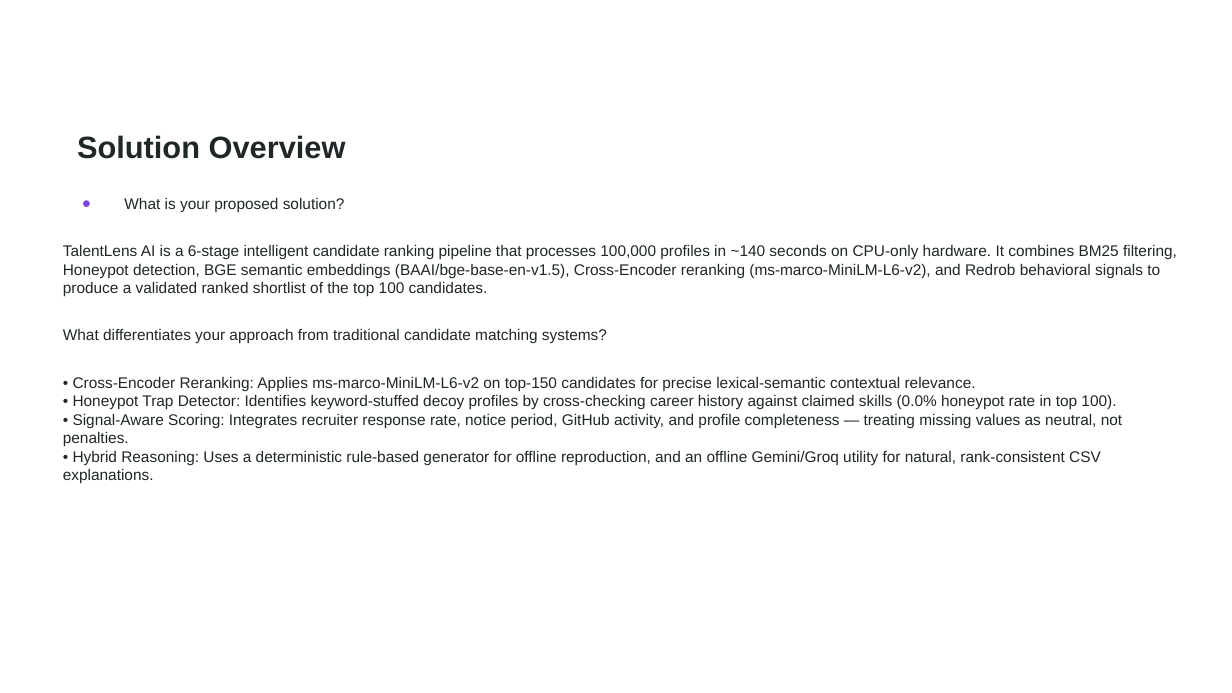
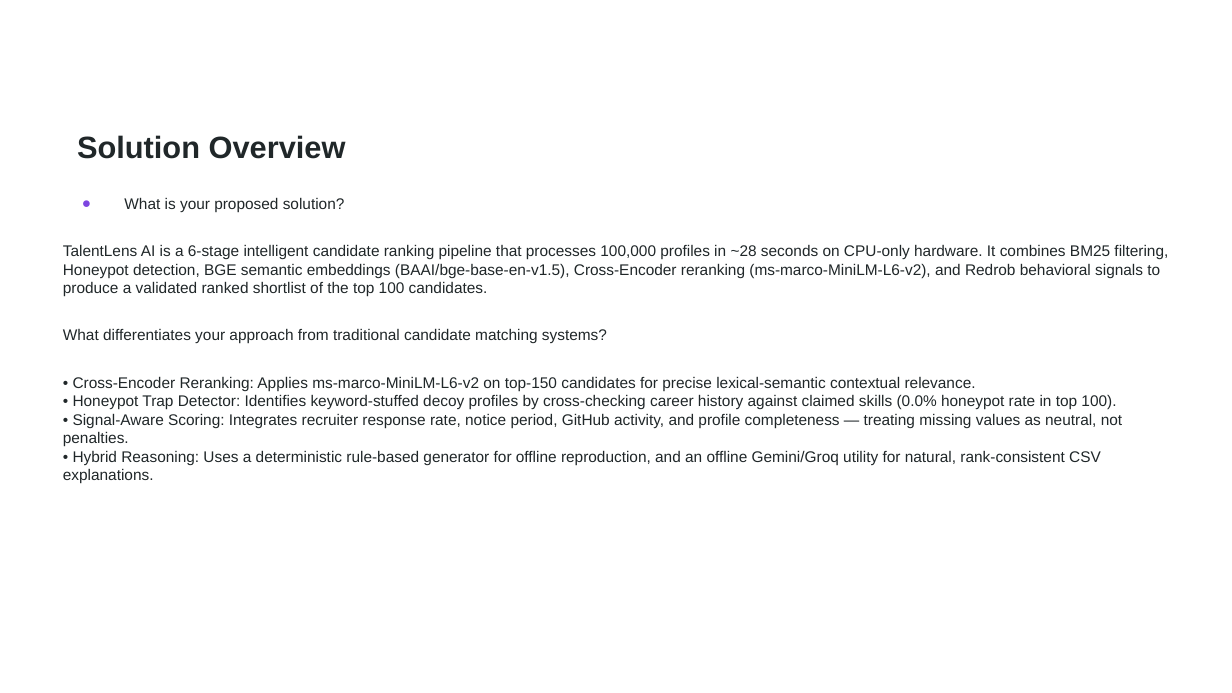
Before and after one commit to mohd-ibadullah/TalentLensAI, a slide deck: slide 2 of TalentLensAI_Submission.pptx. Drawn at 1232x693 pixels with LibreOffice and Linux fonts; fonts in the diff are those of the drawing; background and template pictures are left out. Boxes give left, top, right and bottom in pixels: in the first picture for what was removed or moved away, otherwise in the second. Text is boxed around its words. In the diff, an @@ line names an element or a change of style, - is before the commit and + after.

```diff
--- a/TalentLensAI_Submission.pptx
+++ b/TalentLensAI_Submission.pptx
@@ text at box(63, 244, 1168, 297): text changed @@
-TalentLens AI is a 6-stage intelligent candidate ranking pipeline that processes 100,000 profiles in ~140 seconds on CPU-only hardware. It combines BM25 filtering, Honeypot detection, BGE semantic embeddings (BAAI/bge-base-en-v1.5), Cross-Encoder reranking (ms-marco-MiniLM-L6-v2), and Redrob behavioral signals to produce a validated ranked shortlist of the top 100 candidates.
+TalentLens AI is a 6-stage intelligent candidate ranking pipeline that processes 100,000 profiles in ~28 seconds on CPU-only hardware. It combines BM25 filtering, Honeypot detection, BGE semantic embeddings (BAAI/bge-base-en-v1.5), Cross-Encoder reranking (ms-marco-MiniLM-L6-v2), and Redrob behavioral signals to produce a validated ranked shortlist of the top 100 candidates.
```
Also in this commit, not shown: 3 other slides changed, 1 other file.
